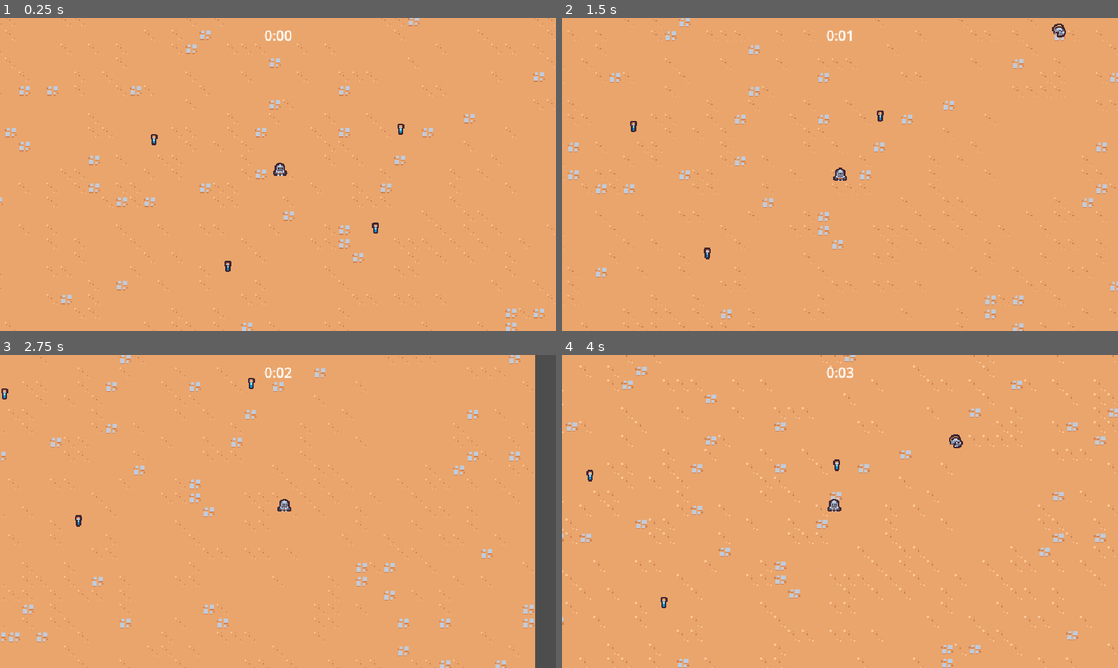
Above: before the commit, frames 1-4 (two rows, left to right).
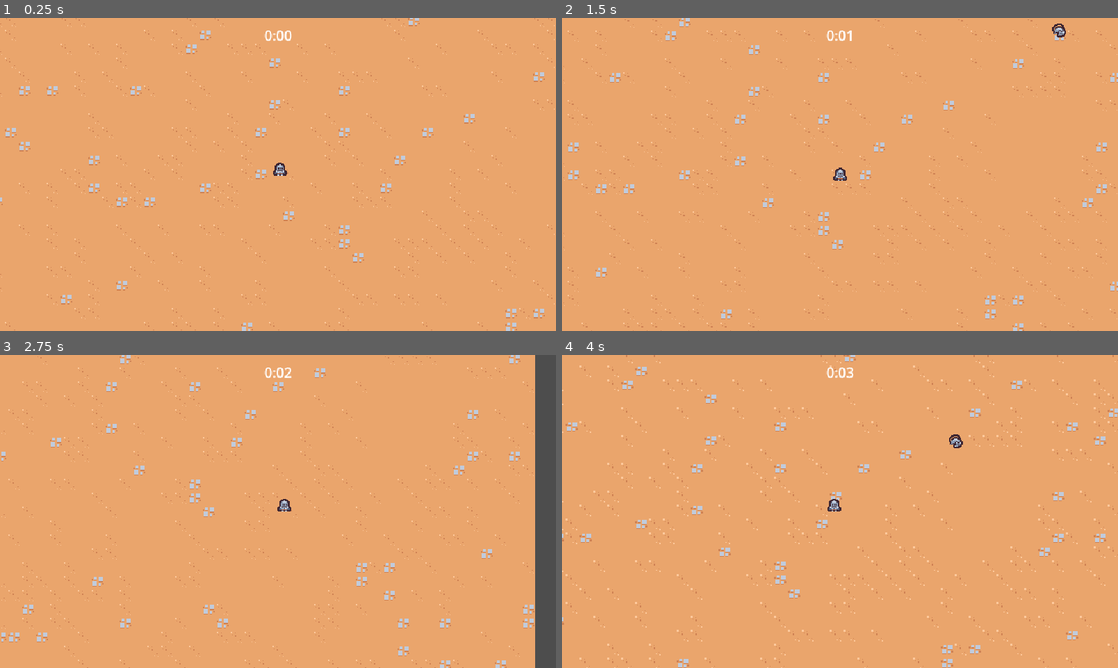
Above: after the commit, the same moments.

Repository: KartikWatts/games
Game: Godot game, scene res://scenes/main/main.tscn
The game is run twice, just before and just after one commit, with the same random seed, the same clock (stepped at 60 frames per second) and the same inputs.
Inputs:
- Up to frame 1 (0.25 s): no input
- Up to frame 2 (1.5 s): hold Right (move_right) 0.53-1.28 s; hold Down (move_down) from 1.28 s (still down)
- Up to frame 3 (2.75 s): release Down (move_down) at 2.03 s; hold Right (move_right) from 2.03 s (still down)
- Up to frame 4 (4 s): release Right (move_right) at 2.78 s; hold Up (move_up) 2.78-3.53 s; hold Left (move_left) from 3.53 s (still down)

The runs differ from the first frame. In frame 1, 0.1% of the frame differs, in the area x 27-73%, y 33-82%; in frame 2, 0.1%; in frame 3, 0.1%; in frame 4, 0.1%.

Commit message:
implementing health and vial_drop components
also learnt about Callable deferred calls, usage of `owner` in a script, created components with custom signal

Diff:
--- /dev/null
+++ b/2d-survivors-course/scenes/components/health_component.gd
@@ -0,0 +1,19 @@
+extends Node
+class_name HealthComponent
+
+signal died
+
+@export var max_health :float = 10
+var current_health
+
+func _ready():
+	current_health = max_health
+
+func damage(damage_amount: float):
+	current_health = max(current_health - damage_amount, 0)
+	Callable(check_death).call_deferred()
+
+func check_death():
+	if current_health == 0:
+		died.emit()
+		owner.queue_free()
--- /dev/null
+++ b/2d-survivors-course/scenes/components/health_component.tscn
@@ -0,0 +1,6 @@
+[gd_scene load_steps=2 format=3 uid="uid://gquv3s5nw6xd"]
+
+[ext_resource type="Script" path="res://scenes/components/health_component.gd" id="1_jgvrr"]
+
+[node name="HealthComponent" type="Node"]
+script = ExtResource("1_jgvrr")
--- /dev/null
+++ b/2d-survivors-course/scenes/components/vial_drop_component.gd
@@ -0,0 +1,23 @@
+extends Node
+
+@export_range(0, 1) var drop_percent: float = 0.5
+@export var health_component: HealthComponent
+@export var vial_scene: PackedScene
+
+func _ready():
+	health_component.died.connect(on_died)
+
+func on_died():
+	if randf() > drop_percent:
+		return
+
+	if vial_scene == null:
+		return
+
+	if not owner is Node2D:
+		return
+
+	var spawn_position = (owner as Node2D).global_position
+	var vial_instance = vial_scene.instantiate() as Node2D
+	owner.get_parent().add_child(vial_instance)
+	vial_instance.global_position = spawn_position
--- /dev/null
+++ b/2d-survivors-course/scenes/components/vial_drop_component.tscn
@@ -0,0 +1,8 @@
+[gd_scene load_steps=3 format=3 uid="uid://buus3vhc8c05j"]
+
+[ext_resource type="Script" path="res://scenes/components/vial_drop_component.gd" id="1_rki3w"]
+[ext_resource type="PackedScene" uid="uid://q21cno2abry3" path="res://scenes/game_object/experience_vial.tscn" id="2_75ukd"]
+
+[node name="VialDropComponent" type="Node"]
+script = ExtResource("1_rki3w")
+vial_scene = ExtResource("2_75ukd")
--- a/2d-survivors-course/scenes/game_object/basic_enemy/basic_enemy.gd
+++ b/2d-survivors-course/scenes/game_object/basic_enemy/basic_enemy.gd
@@ -1,6 +1,8 @@
 extends CharacterBody2D
 
 const MAX_SPEED = 40
+
+@onready var health_component: HealthComponent = $HealthComponent
 
 # Called when the node enters the scene tree for the first time.
 func _ready():
@@ -22,4 +24,4 @@
 
 
 func on_area_entered(_other_area: Area2D):
-	queue_free()
+	health_component.damage(100)
--- a/2d-survivors-course/scenes/game_object/basic_enemy/basic_enemy.tscn
+++ b/2d-survivors-course/scenes/game_object/basic_enemy/basic_enemy.tscn
@@ -1,7 +1,9 @@
-[gd_scene load_steps=5 format=3 uid="uid://dlsoablcbbnbn"]
+[gd_scene load_steps=7 format=3 uid="uid://dlsoablcbbnbn"]
 
 [ext_resource type="Script" path="res://scenes/game_object/basic_enemy/basic_enemy.gd" id="1_btoq0"]
 [ext_resource type="Texture2D" uid="uid://c4wr81m8ifp8g" path="res://scenes/game_object/basic_enemy/basic_enemy.png" id="1_tp3eb"]
+[ext_resource type="PackedScene" uid="uid://gquv3s5nw6xd" path="res://scenes/components/health_component.tscn" id="2_8ku87"]
+[ext_resource type="PackedScene" uid="uid://buus3vhc8c05j" path="res://scenes/components/vial_drop_component.tscn" id="3_2q644"]
 
 [sub_resource type="CircleShape2D" id="CircleShape2D_3fx0j"]
 radius = 12.0
@@ -14,6 +16,11 @@
 collision_mask = 9
 motion_mode = 1
 script = ExtResource("1_btoq0")
+
+[node name="HealthComponent" parent="." instance=ExtResource("2_8ku87")]
+
+[node name="VialDropComponent" parent="." node_paths=PackedStringArray("health_component") instance=ExtResource("3_2q644")]
+health_component = NodePath("../HealthComponent")
 
 [node name="Area2D" type="Area2D" parent="."]
 collision_layer = 0
--- a/2d-survivors-course/scenes/main/main.tscn
+++ b/2d-survivors-course/scenes/main/main.tscn
@@ -7,7 +7,6 @@
 [ext_resource type="PackedScene" uid="uid://c07mahaevgbud" path="res://scenes/ui/arena_time_ui.tscn" id="1_ni4o4"]
 [ext_resource type="PackedScene" uid="uid://c4jyynk4gcgoj" path="res://scenes/manager/arena_time_manager.tscn" id="2_owxx1"]
 [ext_resource type="PackedScene" uid="uid://b0l3ryye8rljn" path="res://scenes/manager/experience_manager.tscn" id="4_b7oit"]
-[ext_resource type="PackedScene" uid="uid://q21cno2abry3" path="res://scenes/game_object/experience_vial.tscn" id="7_8jjyt"]
 
 [node name="Main" type="Node"]
 
@@ -30,15 +29,3 @@
 
 [node name="Player" parent="." instance=ExtResource("1_6q4rs")]
 position = Vector2(318, 185)
-
-[node name="ExperienceVial" parent="." instance=ExtResource("7_8jjyt")]
-position = Vector2(457, 131)
-
-[node name="ExperienceVial2" parent="." instance=ExtResource("7_8jjyt")]
-position = Vector2(428, 245)
-
-[node name="ExperienceVial3" parent="." instance=ExtResource("7_8jjyt")]
-position = Vector2(258, 289)
-
-[node name="ExperienceVial4" parent="." instance=ExtResource("7_8jjyt")]
-position = Vector2(173, 143)
Not shown: 1 places in 2d-survivors-course/scenes/main/main.tscn that only renumber resources
